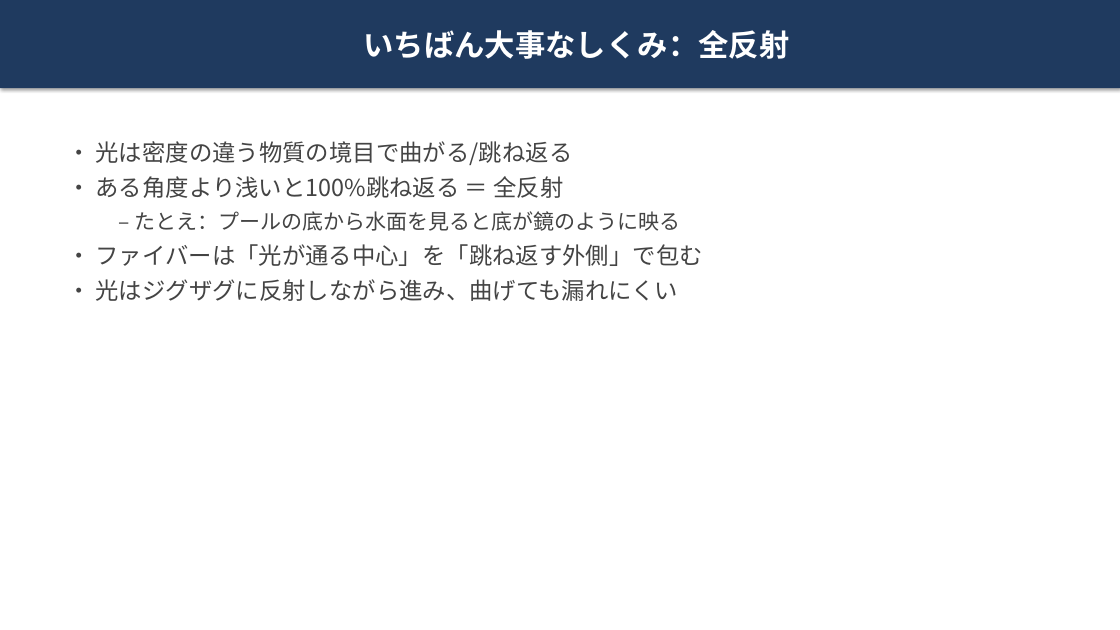
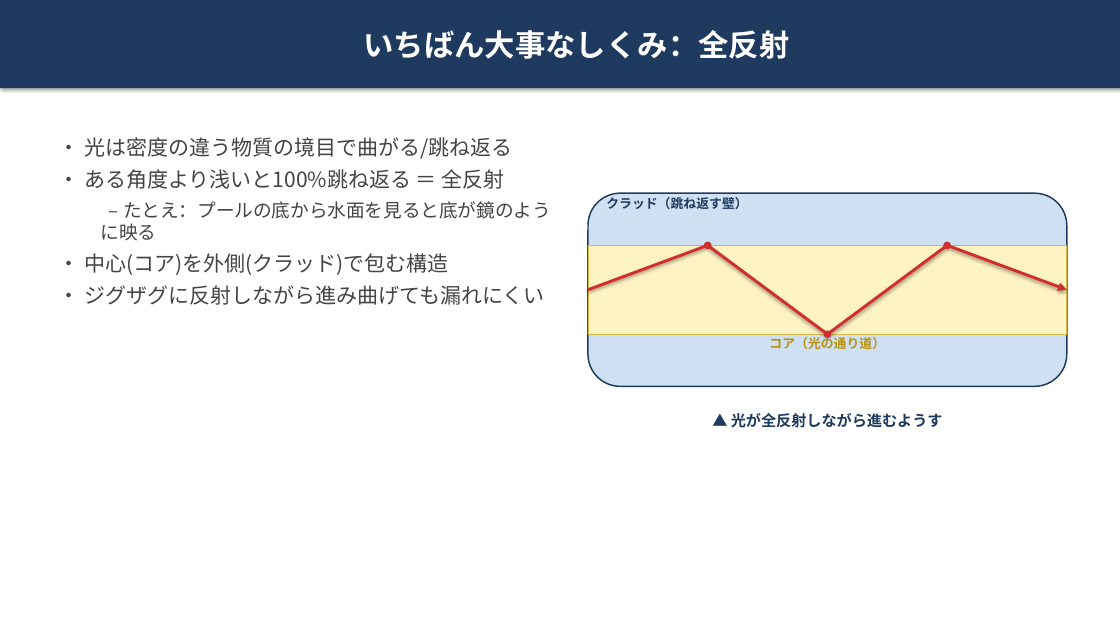
Before and after one commit to tomoyuki0512-hub/test-repository, a slide deck: slide 6 of presentations/optical-fiber-presentation.pptx. Drawn at 1120x630 pixels with LibreOffice and Linux fonts; fonts in the diff are those of the drawing. Boxes give left, top, right and bottom in pixels: in the first picture for what was removed or moved away, otherwise in the second. Text is boxed around its words. In the diff, an @@ line names an element or a change of style, - is before the commit and + after.

```diff
--- a/presentations/optical-fiber-presentation.pptx
+++ b/presentations/optical-fiber-presentation.pptx
@@ text "• 光は密度の違う物質の境目で曲がる/跳ね返る": place and size @@
-text "• 光は密度の違う物質の境目で曲がる/跳ね返る" at [96, 141, 703, 301]
+text "• 光は密度の違う物質の境目で曲がる/跳ね返る" at [84, 137, 551, 305]
@@ text at [84, 137, 551, 240]: size 20 to 18 pt in "• 光は密度の違う物質の境目で曲がる/跳ね返る", "• ある角度より浅いと100%跳ね返る ＝ 全反射"; size 18 to 16 pt in "– たとえ：プールの底から水面を見ると底が鏡のように映る" @@
@@ rounded rectangle added at [588, 193, 1067, 386], fill #CFE0F2, outline #1F3A5F 1.25 pt @@
@@ text added at [606, 195, 747, 209], 11 pt, text #1F3A5F, bold @@
+クラッド（跳ね返す壁）
@@ text at [84, 253, 545, 305]: text changed; size 20 to 18 pt @@
-• ファイバーは「光が通る中心」を「跳ね返す外側」で包む
-• 光はジグザグに反射しながら進み、曲げても漏れにくい
+• 中心(コア)を外側(クラッド)で包む構造
+• ジグザグに反射しながら進み曲げても漏れにくい
@@ rectangle added at [588, 245, 1067, 334], fill #FFF3C4, outline #D8B840 0.75 pt @@
@@ line added from (588, 290) to (708, 245), #D12E2E 2.5 pt @@
@@ ellipse added at [704, 242, 712, 250], fill #D12E2E @@
@@ line added from (708, 245) to (828, 334), #D12E2E 2.5 pt @@
@@ line added from (828, 334) to (948, 245), #D12E2E 2.5 pt @@
@@ ellipse added at [944, 242, 951, 250], fill #D12E2E @@
@@ arrow added from (948, 245) to (1067, 290), #D12E2E 2.5 pt @@
@@ text added at [769, 335, 885, 349], 11 pt, text #B89010, bold @@
+コア（光の通り道）
@@ ellipse added at [823, 330, 831, 338], fill #D12E2E @@
@@ text added at [731, 413, 943, 428], 13 pt, text #1F3A5F, bold @@
+▲ 光が全反射しながら進むようす
```
Also in this commit, not shown: 1 other slide changed, 1 other file.
